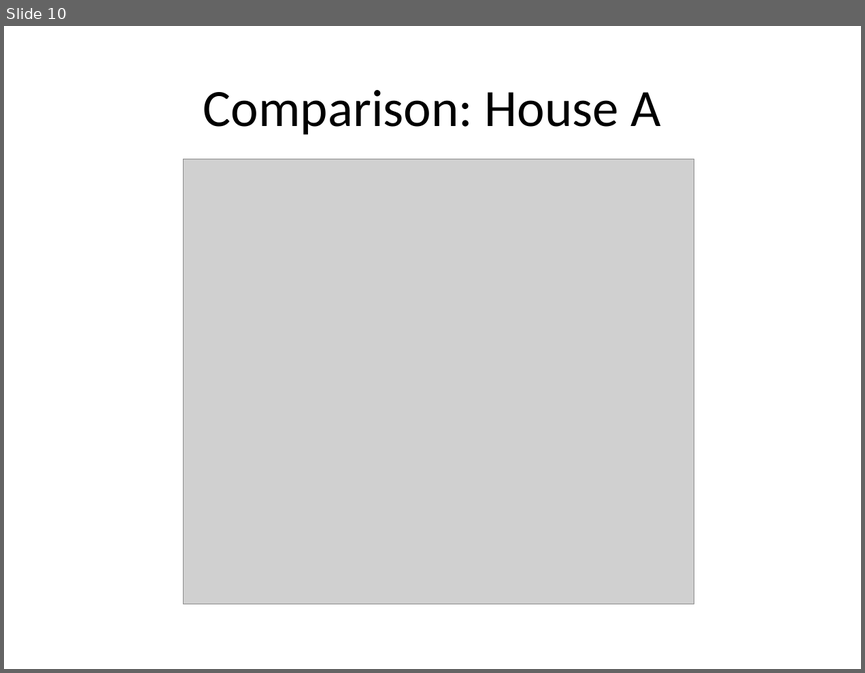
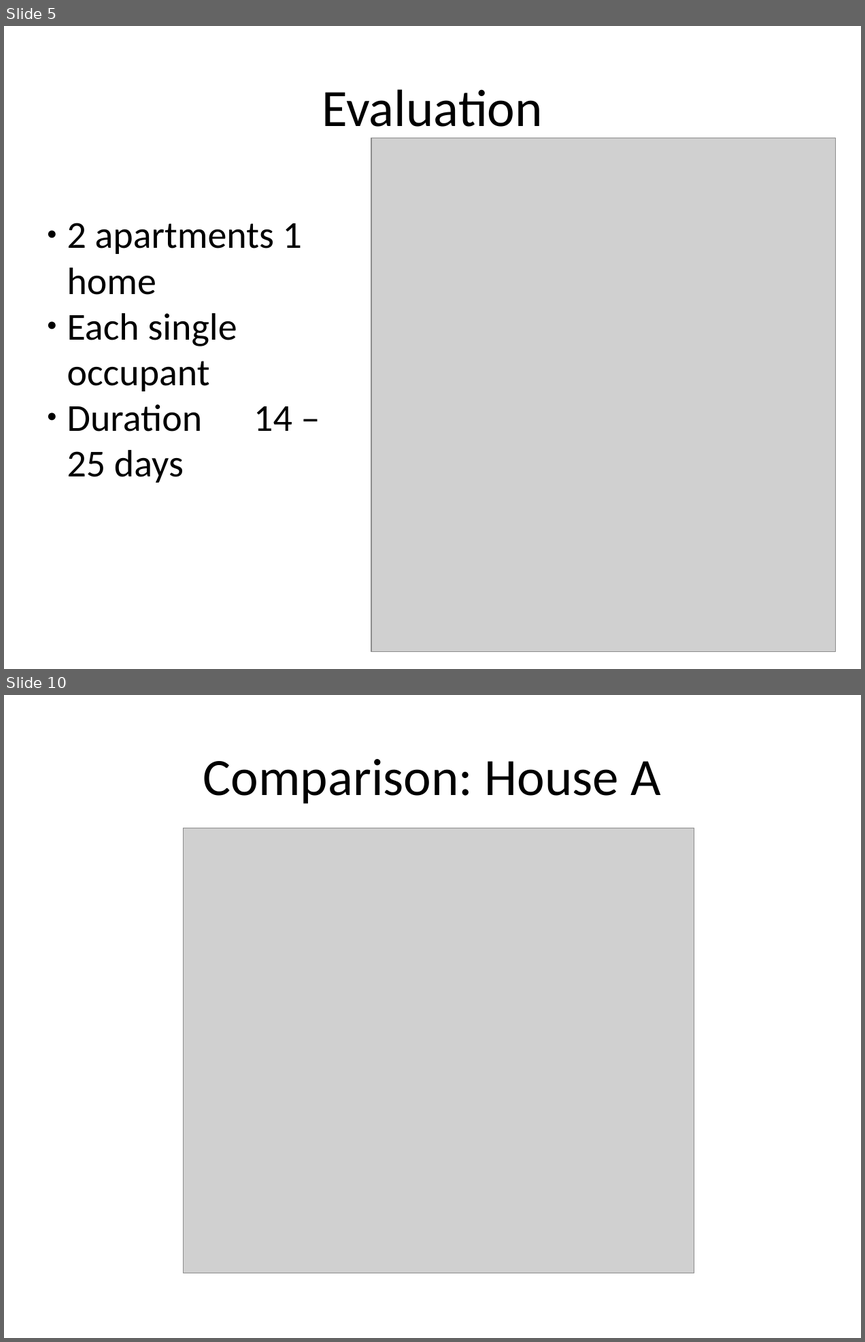
Before and after one commit to ppegusii/cs689-final, a slide deck: doc/slides.pptx. Shown one above the other, each under a label of ours: slide 10 before the commit, slides 5 and 10 after it; the slides between them are not shown. The pictures are 865x673 and 865x1342 pixels, drawn with LibreOffice and Linux fonts; fonts in the diff are those of the drawing; grey boxes stand for pictures. Boxes give left, top, right and bottom in pixels: in the first picture for what was removed or moved away, otherwise in the second. Text is boxed around its words. In the diff, an @@ line names an element or a change of style, - is before the commit and + after.

```diff
--- a/doc/slides.pptx
+++ b/doc/slides.pptx
@@ slide 5 added at <box>4,26,861,669</box>, background #FFFFFF @@
@@ text added at <box>322,89,543,138</box>, 44 pt, text #000000 @@
+Evaluation
@@ picture added at <box>372,138,835,652</box> @@
@@ text added at <box>67,223,302,482</box>, 32 pt, text #000000 @@
+● 2 apartments 1 home
+● Each single occupant
+● Duration 14 – 25 days
```
Also in this commit, not shown: 9 slides changed, 1 slide removed.
